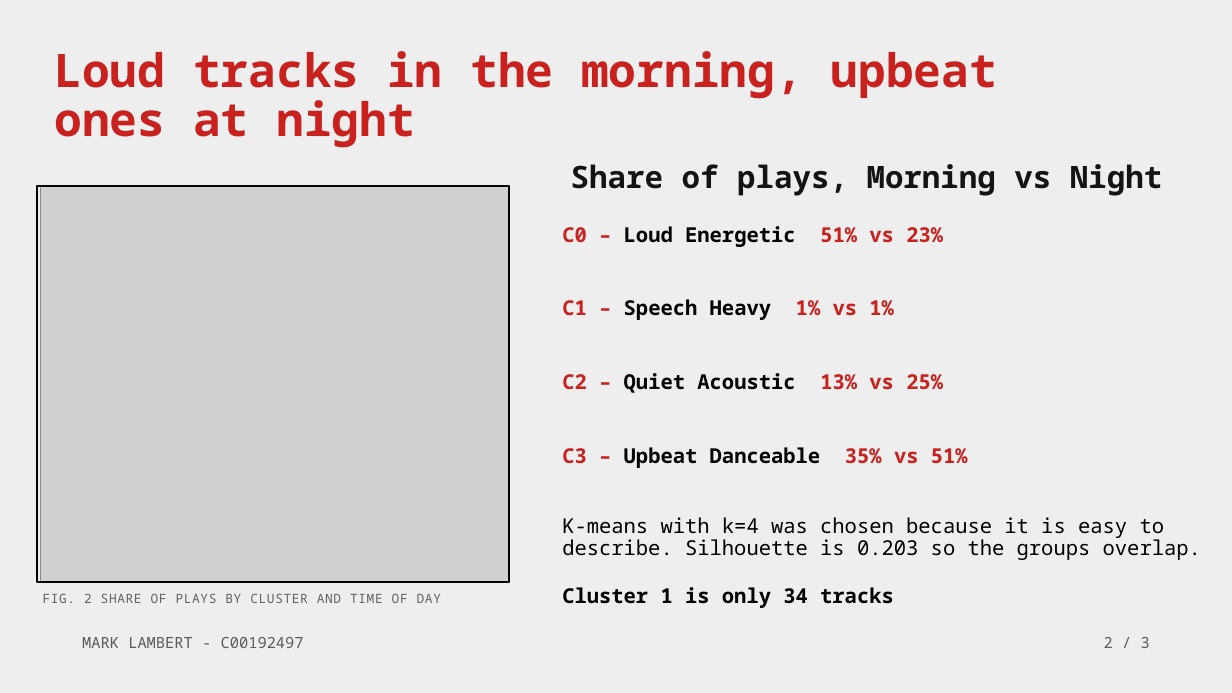
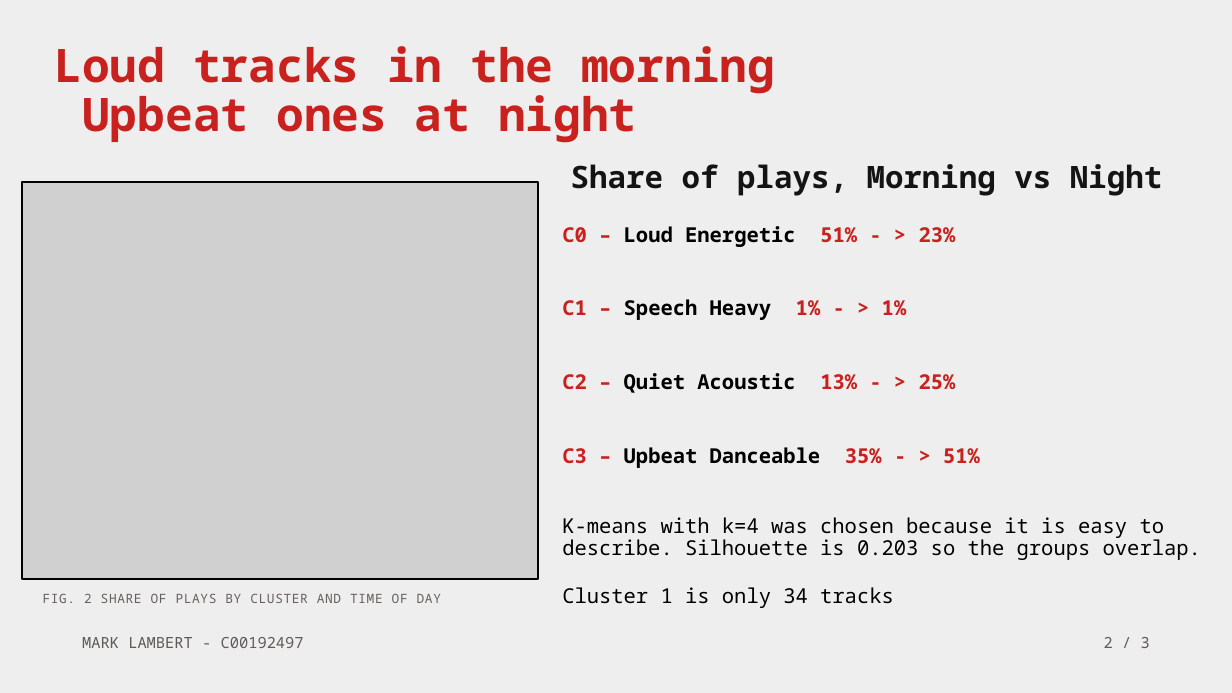
Before and after one commit to lambert-27/lastfm-datasci-portfolio, a slide deck: slide 2 of documentation/lastfm_portfolio_presentation.odp. Drawn at 1232x693 pixels with LibreOffice and Linux fonts; fonts in the diff are those of the drawing; grey boxes stand for pictures. Boxes give left, top, right and bottom in pixels: in the first picture for what was removed or moved away, otherwise in the second. Text is boxed around its words. In the diff, an @@ line names an element or a change of style, - is before the commit and + after.

```diff
--- a/documentation/lastfm_portfolio_presentation.odp
+++ b/documentation/lastfm_portfolio_presentation.odp
@@ text at (55, 46, 775, 143): text changed @@
-Loud tracks in the morning, upbeat
-ones at night
+Loud tracks in the morning
+Upbeat ones at night
@@ picture: place and size @@
-picture at (41, 186, 509, 583)
+picture at (22, 182, 538, 579)
@@ rectangle: place and size @@
-rectangle at (37, 186, 509, 582)
+rectangle at (22, 182, 538, 579)
@@ text at (562, 226, 980, 468): text changed @@
-C0 – Loud Energetic 51% vs 23%
-C1 – Speech Heavy 1% vs 1%
-C2 – Quiet Acoustic 13% vs 25%
-C3 – Upbeat Danceable 35% vs 51%
+C0 – Loud Energetic 51% - > 23%
+C1 – Speech Heavy 1% - > 1%
+C2 – Quiet Acoustic 13% - > 25%
+C3 – Upbeat Danceable 35% - > 51%
@@ text at (562, 587, 894, 608): bold off in "Cluster 1 is only 34 tracks" @@
```
Also in this commit, not shown: 2 other slides changed, 2 other files.
